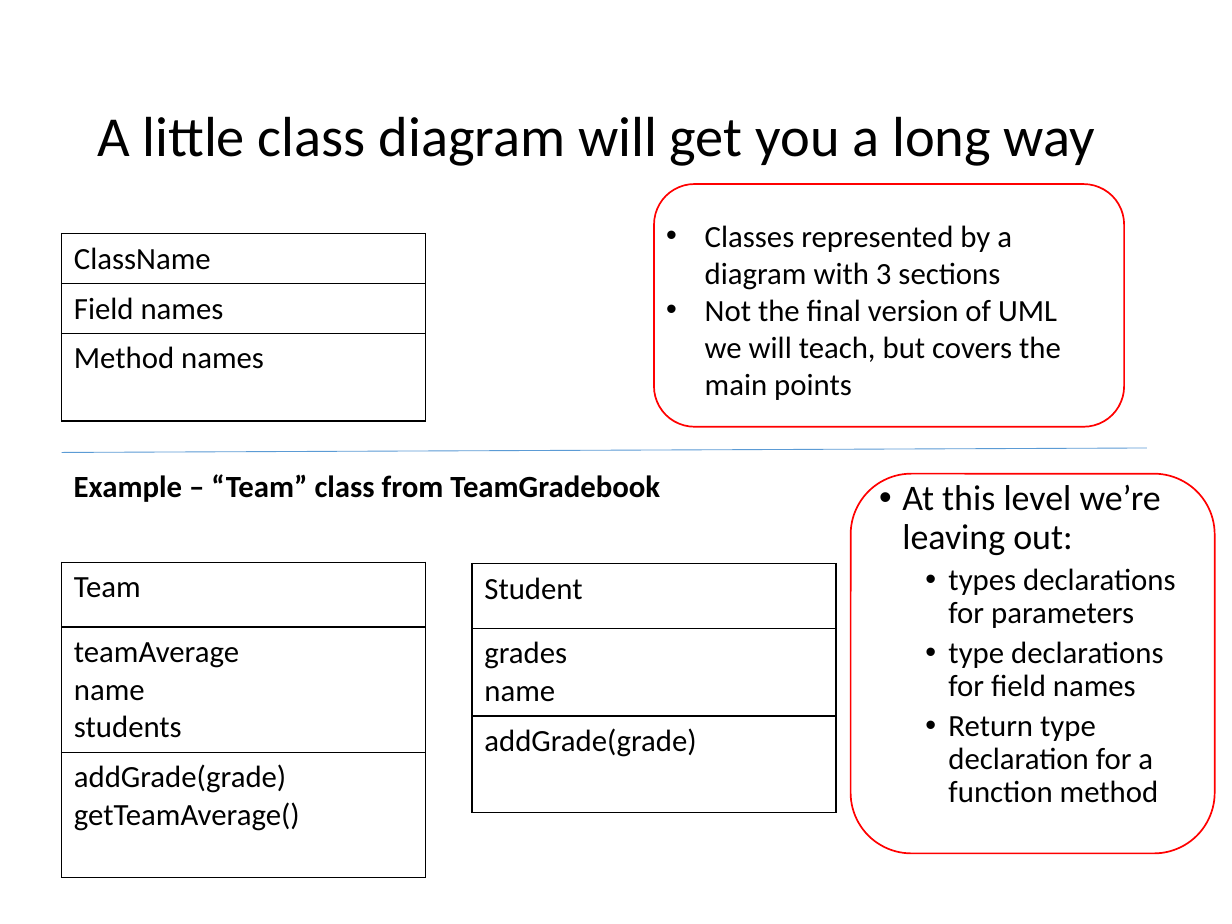
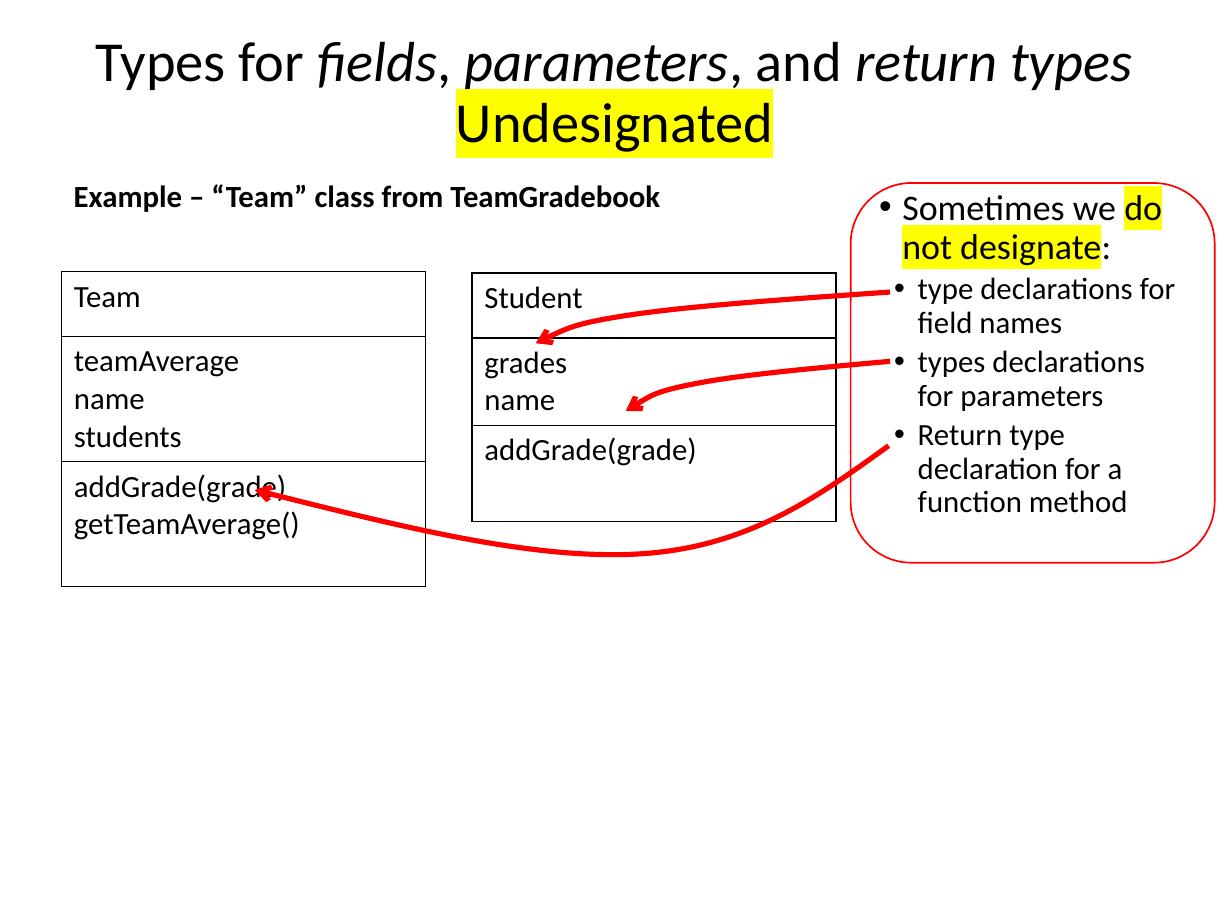
Before and after one commit to RHIT-CSSE/csse220, a slide deck: slide 6 of ClassMaterials/SETechniques/Slides/SoftwareEngineeringTechniques.pptx. Drawn at 1232x924 pixels with LibreOffice and Linux fonts; fonts in the diff are those of the drawing. Boxes give left, top, right and bottom in pixels: in the first picture for what was removed or moved away, otherwise in the second. Text is boxed around its words. In the diff, an @@ line names an element or a change of style, - is before the commit and + after.

Commit message:
update SET slides

```diff
--- a/ClassMaterials/SETechniques/Slides/SoftwareEngineeringTechniques.pptx
+++ b/ClassMaterials/SETechniques/Slides/SoftwareEngineeringTechniques.pptx
@@ text added at box(96, 41, 1132, 152), 33 pt, text #000000, italic @@
+Types for fields, parameters, and return types
+Undesignated
@@ title removed at box(97, 116, 1095, 166) @@
-A little class diagram will get you a long way
@@ rounded rectangle removed at box(654, 184, 1125, 426) @@
@@ 2 tables, 2 texts, 1 rounded rectangle: place and size @@
-2 tables, 2 texts, 1 rounded rectangle at box(62, 474, 1214, 854)
+2 tables, 2 texts, 1 rounded rectangle at box(62, 184, 1214, 563)
@@ text at box(902, 195, 1176, 334): text changed; size 21 to 18 pt @@
-• At this level we’re leaving out:
+• Sometimes we do not designate:
+  • type declarations for field names
@@ table removed at box(62, 234, 425, 394), 3 rows, 1 columns @@
-ClassName
-Field names
-Method names
@@ text removed at box(705, 225, 1061, 400) @@
-• Classes represented by a diagram with 3 sections
-• Not the final version of UML we will teach, but covers the main points
@@ freeform shape added at box(536, 292, 891, 344), outline #FF0000 3 pt @@
@@ text at box(918, 350, 1144, 513): indent changed @@
@@ freeform shape added at box(626, 361, 891, 410), outline #FF0000 3 pt @@
@@ line removed from (62, 452) to (1147, 448) @@
@@ freeform shape added at box(255, 446, 890, 554), outline #FF0000 3 pt @@
@@ text at box(948, 641, 1163, 697): paragraph removed @@
-  • type declarations for field names
```
Also in this commit, not shown: 4 other slides changed, 3 slides added, 3 slides removed.
